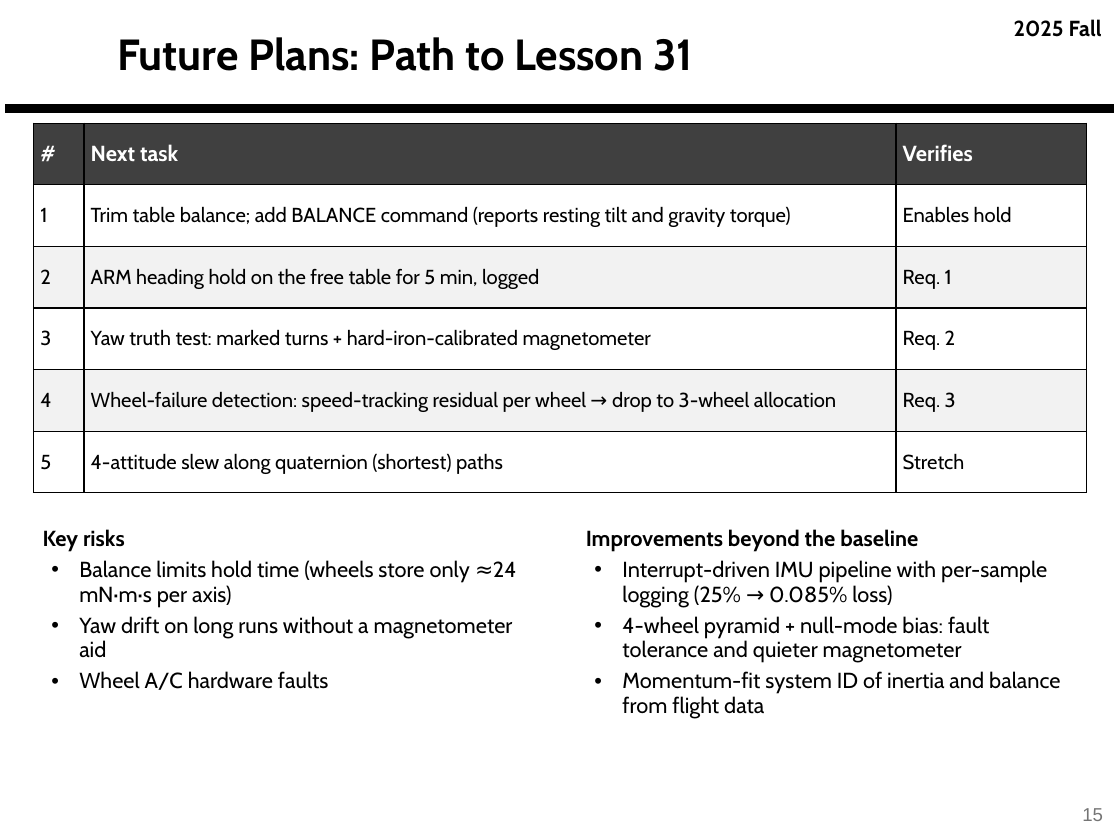
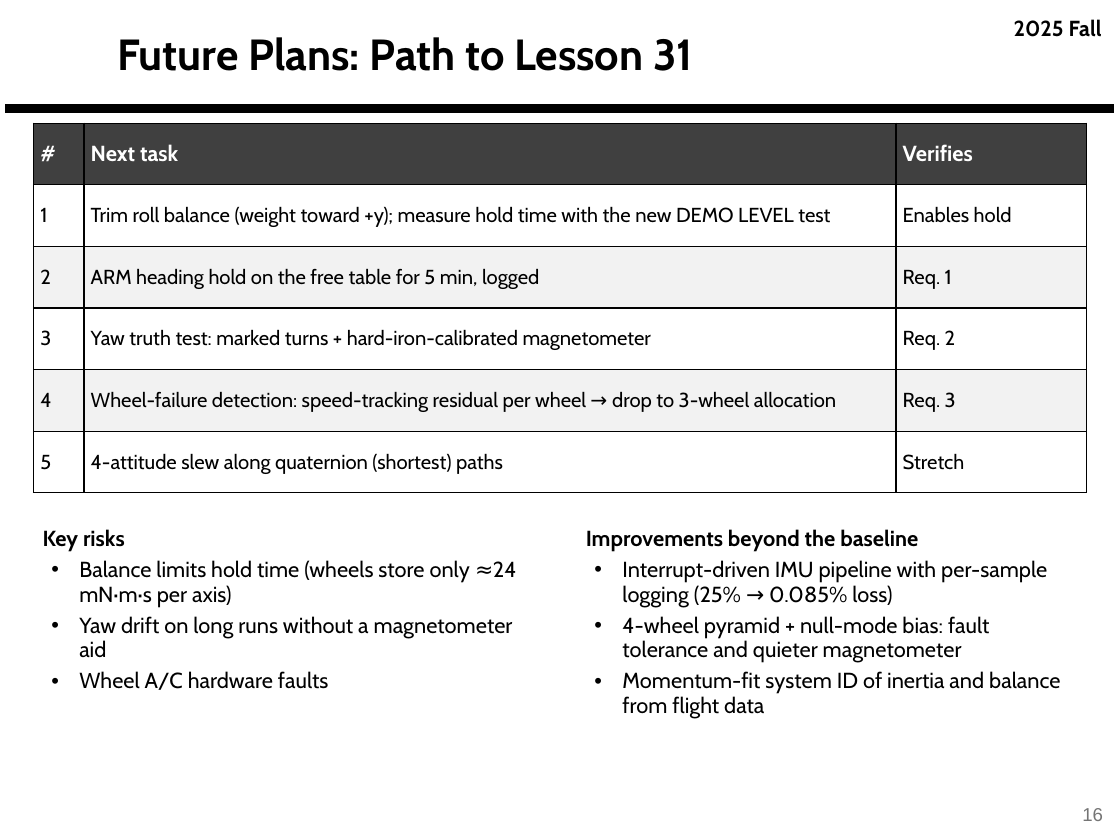
Before and after one commit to derek-weissinger-usafa/Astro-331-Lab-8, a slide deck: slide 16 of Reports/Astro 331 Lab 8_2_3 Body Problem_Prelim_Pres_FILLED.pptx (slide 15 before the commit). Drawn at 1120x840 pixels with LibreOffice and Linux fonts; fonts in the diff are those of the drawing; background and template pictures are left out. Boxes give left, top, right and bottom in pixels: in the first picture for what was removed or moved away, otherwise in the second. Text is boxed around its words. In the diff, an @@ line names an element or a change of style, - is before the commit and + after.

```diff
--- a/Reports/Astro 331 Lab 8_2_3 Body Problem_Prelim_Pres_FILLED.pptx
+++ b/Reports/Astro 331 Lab 8_2_3 Body Problem_Prelim_Pres_FILLED.pptx
@@ table at [34,123,1086,493] @@
-row 2, column 2: Trim table balance; add BALANCE command (reports resting tilt and gravity torque)
+row 2, column 2: Trim roll balance (weight toward +y); measure hold time with the new DEMO LEVEL test
@@ page number at [1082,808,1103,821]: text changed @@
-15
+16
```
Also in this commit, not shown: 1 other slide changed, 1 slide added, 10 other files.
